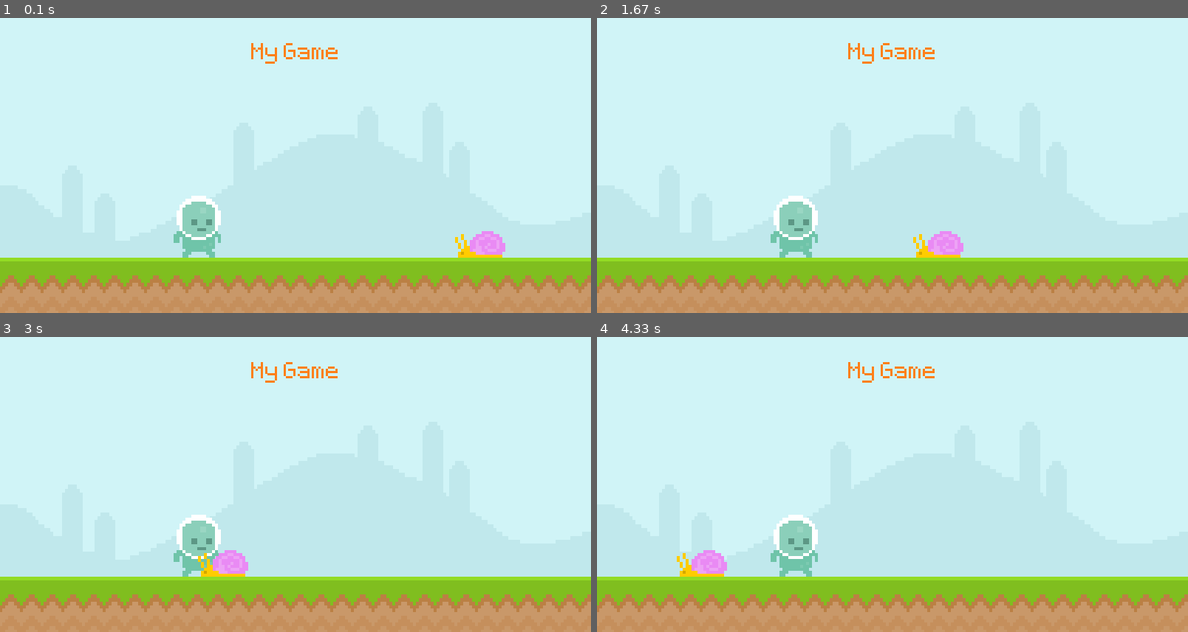
Above: before the commit, frames 1-4 (two rows, left to right).
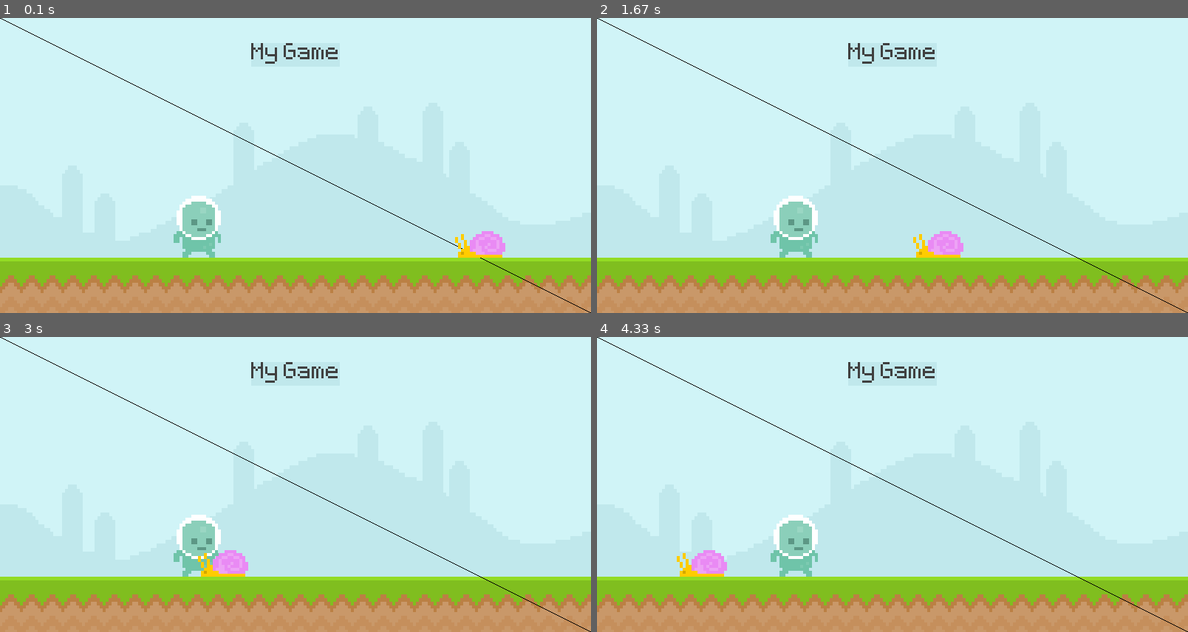
Above: after the commit, the same moments.

Repository: the-nostromo-1/pygame_testing
Game: pygame game, started from pygame_yt_intro_v2.py
The game is run twice, just before and just after one commit, with the same random seed, the same clock (stepped at 60 frames per second) and the same inputs.
Inputs:
- Up to frame 1 (0.1 s): no input
- Up to frame 2 (1.67 s): tap Space at 0.33 s
- Up to frame 3 (3 s): no input
- Up to frame 4 (4.33 s): no input

The runs differ from the first frame. In frame 1, 0.5% of the frame differs, in the area x 0-100%, y 0-100%; in frame 2, 0.5%; in frame 3, 0.5%; in frame 4, 0.5%.

Commit message:
vim commit

Diff:
--- a/pygame_yt_intro_v2.py
+++ b/pygame_yt_intro_v2.py
@@ -18,29 +18,23 @@
 screen = pygame.display.set_mode((SCREEN_WIDTH, SCREEN_HEIGTH))
 clock = pygame.time.Clock()
 
-scoreFont = pygame.font.Font(
-    "/Users/djt/Desktop/pyGameTesting/font_assets/Pixeltype.ttf", 50)
-scoreSurface = scoreFont.render('My Game', False, (254, 128, 25))
+scoreFont = pygame.font.Font("/Users/djt/Desktop/pyGameTesting/font_assets/Pixeltype.ttf", 50)
+scoreSurface = scoreFont.render('My Game', False, (64, 64, 64))
 scoreRect = scoreSurface.get_rect(center=(SCREEN_WIDTH/2, 50))
 
-background = pygame.image.load(
-    "/Users/djt/Desktop/pyGameTesting/image_assets/sky.png").convert_alpha()
+background = pygame.image.load("/Users/djt/Desktop/pyGameTesting/image_assets/sky.png").convert_alpha()
 background = pygame.transform.scale(background, (SCREEN_WIDTH, SCREEN_HEIGTH))
 
-grass = pygame.image.load(
-    "/Users/djt/Desktop/pyGameTesting/image_assets/ground.png")
+grass = pygame.image.load("/Users/djt/Desktop/pyGameTesting/image_assets/ground.png")
 grass = pygame.transform.scale(grass, (SCREEN_WIDTH, 200))
 
-snail = pygame.image.load(
-    "/Users/djt/Desktop/pyGameTesting/image_assets/snail/snail1.png")\
-    .convert_alpha()
+snail = pygame.image.load("/Users/djt/Desktop/pyGameTesting/image_assets/snail/snail1.png").convert_alpha()
 snailRect = snail.get_rect(bottomright=(SCREEN_WIDTH - 100, 325))
 snailXPos = 700
 
-player = pygame.image.load(
-    "/Users/djt/Desktop/pyGameTesting/image_assets/Player/player_walk_1.png")\
-    .convert_alpha()
+player = pygame.image.load("/Users/djt/Desktop/pyGameTesting/image_assets/Player/player_walk_1.png").convert_alpha()
 playerRect = player.get_rect(midbottom=(SCREEN_WIDTH/3, 325))
+playerGravity = 0
 
 while True:
     for event in pygame.event.get():
@@ -52,8 +46,17 @@
             if playerRect.collidepoint(event.pos):
                 print("collision")
 
+        if event.type == pygame.KEYDOWN:
+            print("key down")
+
+        if event.type == pygame.KEYUP:
+            print("key up")
+
     screen.blit(background, (0, 0))
     screen.blit(grass, (0, 325))
+    pygame.draw.line(screen, 'Black', (0, 0), (SCREEN_WIDTH, SCREEN_HEIGTH))
+    pygame.draw.rect(screen, '#c0e8ec', scoreRect)
+    pygame.draw.rect(screen, '#c0e8ec', scoreRect, 10)
     screen.blit(scoreSurface, scoreRect)
 
     snailRect.x -= 1.75
@@ -62,6 +65,9 @@
         snailRect.left = SCREEN_WIDTH
 
     # print(playerRect.left)
+    # keys = pygame.key.get_pressed()
+    # if keys[pygame.K_SPACE]:
+    #     print("jump")
 
     screen.blit(player, playerRect)
     screen.blit(snail, snailRect)
